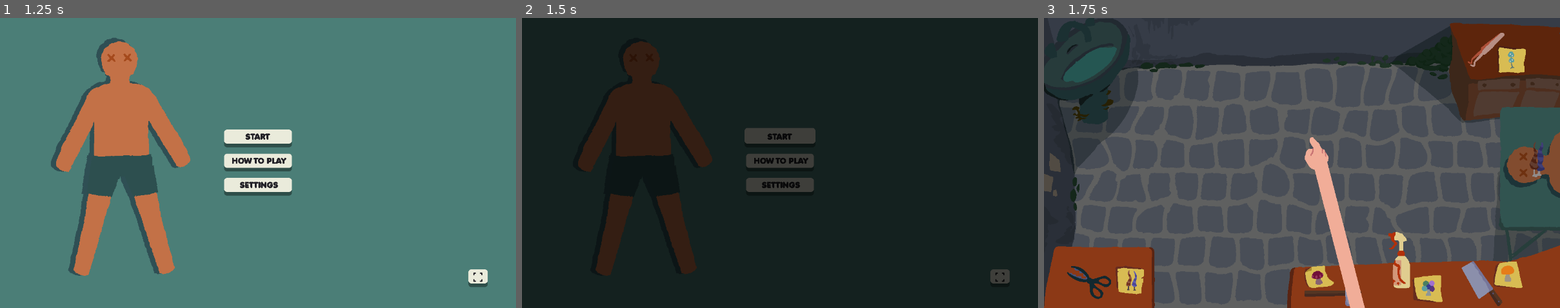
Above: before the commit, frames 1-3 (left to right).
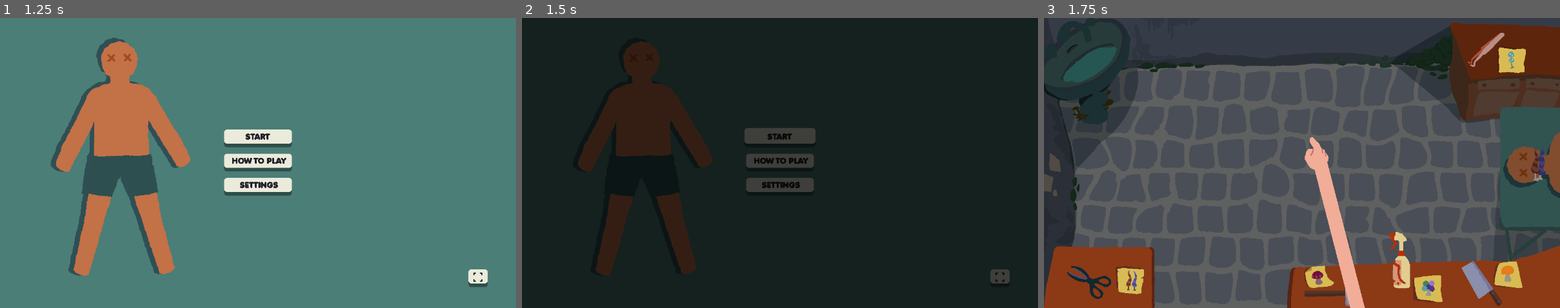
Above: after the commit, the same moments.

Repository: IsaacCerejo/wild-jam-87
Game: Godot game, scene res://scenes/splash_screen_manager/splash_screen_manager.tscn
Same seed, same stepped clock (60 frames per second), same inputs: the game is played once before the commit and once after it. The engine's default icon, where the game draws it, is replaced by a stand-in: a white triangle on a blue panel in a dark square. Sound files missing from this copy of the repository are replaced by a short silence.
Inputs (mouse positions are in pixels of both pictures, inside the frame that each line leads up to):
- Up to frame 1 (1.25 s): tap Enter at 0.5 s; move the mouse to (371, 148) at 0.52 s; click (371, 148) at 0.67 s
- Up to frame 2 (1.5 s): click "START" at 1.25 s
- Up to frame 3 (1.75 s): no input

Frames 1-2 are identical in both runs. In frame 3, 0.2% of the frame differs, in the area x 94-98%, y 42-57%.

Commit message:
fix: bigger mushroom hit box

Diff:
--- a/scenes/main_game/mushrooms/face_mushroom.tscn
+++ b/scenes/main_game/mushrooms/face_mushroom.tscn
@@ -9,11 +9,11 @@
 allowed_tool_types = Array[int]([3])
 
 [node name="Sprite2D" parent="." index="0"]
-position = Vector2(-3, -25)
+position = Vector2(-3, -28)
 texture = ExtResource("3_sc635")
 
 [node name="GPUParticles2D" parent="." index="1"]
 position = Vector2(0, -24)
 
 [node name="CollisionShape2D" parent="." index="2"]
-position = Vector2(0, -23)
+position = Vector2(-1, -28.000002)
--- a/scenes/main_game/mushrooms/jester_mushroom.tscn
+++ b/scenes/main_game/mushrooms/jester_mushroom.tscn
@@ -9,11 +9,11 @@
 allowed_tool_types = Array[int]([2])
 
 [node name="Sprite2D" parent="." index="0"]
-position = Vector2(-2.5, -49.5)
+position = Vector2(0, -40)
 texture = ExtResource("3_00xul")
 
 [node name="GPUParticles2D" parent="." index="1"]
 position = Vector2(-2.5, -49.5)
 
 [node name="CollisionShape2D" parent="." index="2"]
-position = Vector2(-2.5, -49.5)
+position = Vector2(0, -37)
--- a/scenes/main_game/mushrooms/mushroom.tscn
+++ b/scenes/main_game/mushrooms/mushroom.tscn
@@ -6,7 +6,7 @@
 [ext_resource type="Material" uid="uid://c4id7ag22mv0v" path="res://resources/materials/flash.tres" id="7_uolev"]
 
 [sub_resource type="CircleShape2D" id="CircleShape2D_s87mg"]
-radius = 16.0
+radius = 19.644848
 
 [node name="Mushroom" type="Area2D"]
 script = ExtResource("1_0echp")
--- a/scenes/main_game/mushrooms/squishy_mushroom.tscn
+++ b/scenes/main_game/mushrooms/squishy_mushroom.tscn
@@ -5,7 +5,7 @@
 [ext_resource type="Texture2D" uid="uid://oox6v2mdl4pn" path="res://assets/mushrooms/squishy_mushroom.PNG" id="3_w30f3"]
 
 [sub_resource type="CircleShape2D" id="CircleShape2D_wmv7v"]
-radius = 16.03122
+radius = 19.644848
 
 [node name="SquishyMushroom" instance=ExtResource("1_g1w1s")]
 script = ExtResource("2_w30f3")
